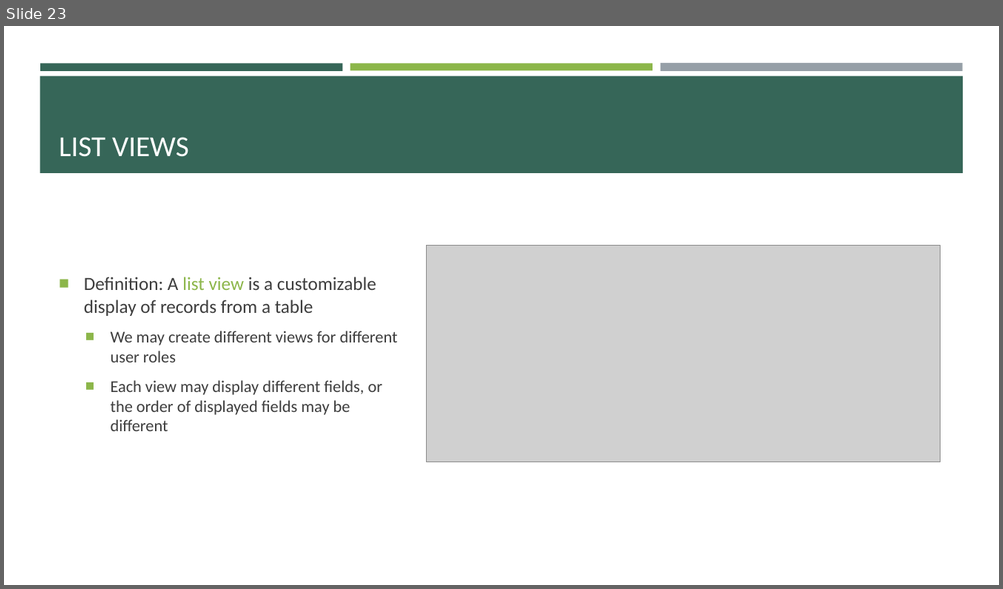
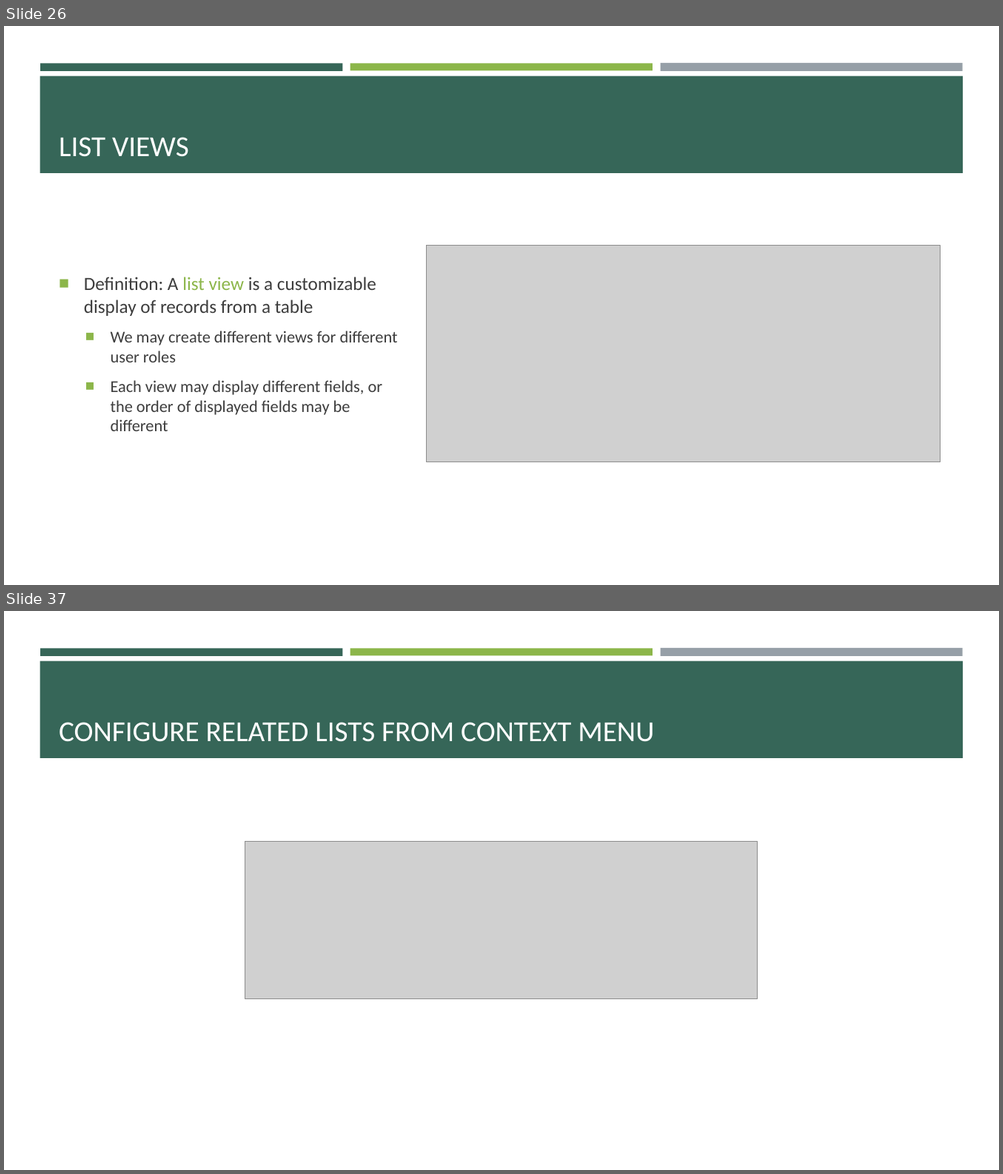
Before and after one commit to e-m-wilson/SNOW, a slide deck: Week_3/SNOW_Basics.pptx. Shown one above the other, each under a label of ours: slide 23 before the commit, slides 26 and 37 after it; the slides between them are not shown. The pictures are 1003x589 and 1003x1174 pixels, drawn with LibreOffice and Linux fonts; fonts in the diff are those of the drawing; grey boxes stand for pictures. Boxes give left, top, right and bottom in pixels: in the first picture for what was removed or moved away, otherwise in the second. Text is boxed around its words. In the diff, an @@ line names an element or a change of style, - is before the commit and + after.

```diff
--- a/Week_3/SNOW_Basics.pptx
+++ b/Week_3/SNOW_Basics.pptx
@@ slide 37 added at (4,611,999,1170), background #FFFFFF; not listed: 4 template elements that a slide beside it also shows @@
@@ title added at (59,722,654,742), 28 pt, text #FFFFFF @@
+CONFIGURE RELATED LISTS FROM CONTEXT MENU
@@ picture added at (245,842,757,999) @@
@@ what was slide 23 is now slide 26 @@
```
Also in this commit, not shown: 2 slides changed, 31 other slides added, 1 other file.
